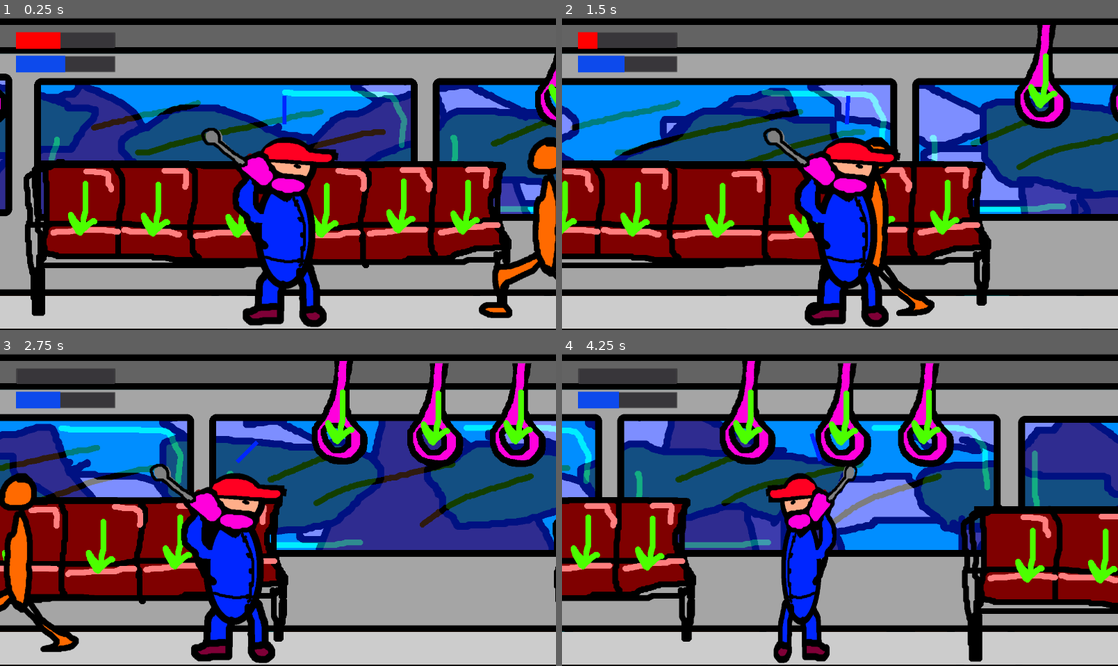
Above: before the commit, frames 1-4 (two rows, left to right).
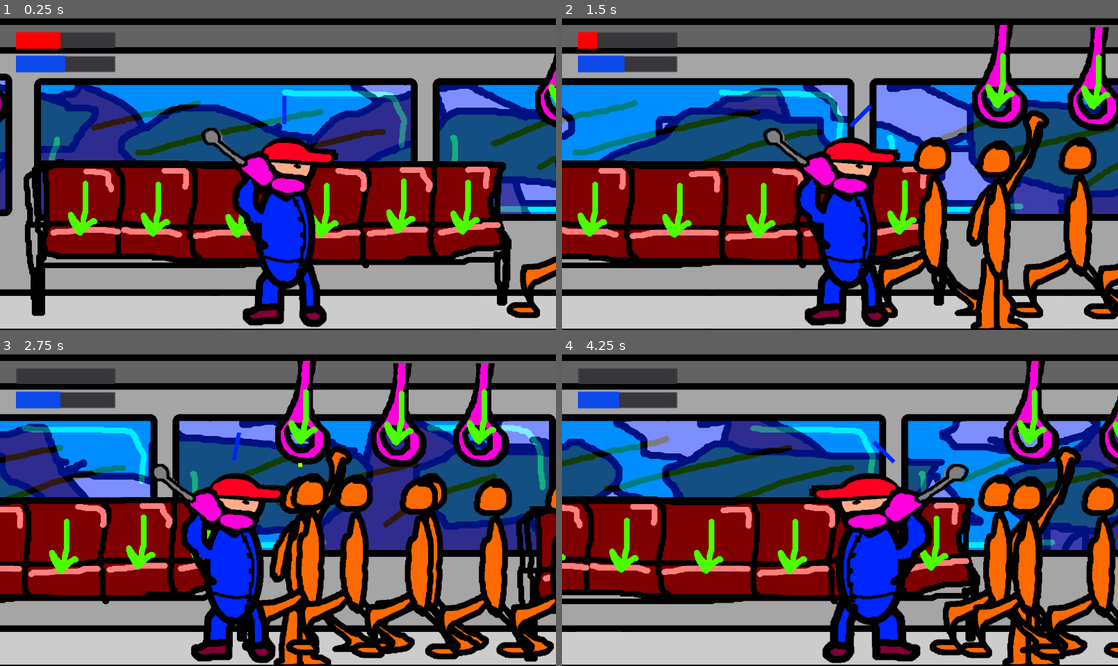
Above: after the commit, the same moments.

Repository: GoblinsGaming/lostrelicgame
Game: Godot game, scene res://Main.tscn
Same seed, same stepped clock (60 frames per second), same inputs: the game is played once before the commit and once after it.
Inputs:
- Up to frame 1 (0.25 s): no input
- Up to frame 2 (1.5 s): hold D (right) 0.53-1.28 s; tap Keypad 0 (drift_camera) at 0.6, 1.35 s; hold - (train_down) from 1.28 s (still down)
- Up to frame 3 (2.75 s): release - (train_down) at 2.03 s; hold D (right) from 2.03 s (still down); tap Keypad 0 (drift_camera) at 2.1 s
- Up to frame 4 (4.25 s): release D (right) at 2.78 s; hold = (train_up) 2.78-3.53 s; tap Keypad 0 (drift_camera) at 2.85, 3.6 s; hold A (left) from 3.53 s (still down)

The runs differ from the first frame. In frame 1, 2.8% of the frame differs, in the area x 86-100%, y 38-97%; in frame 2, 33%; in frame 3, 42%; in frame 4, 58%, in the area x 0-100%, y 2-100%.

Commit message:
Player bumps passengers.

Diff:
--- a/Main.tscn
+++ b/Main.tscn
@@ -313,6 +313,27 @@
 [node name="Passenger" parent="GameController/PassengerController/Passengers" instance=ExtResource( 22 )]
 position = Vector2( 2437, 499 )
 
+[node name="Passenger2" parent="GameController/PassengerController/Passengers" instance=ExtResource( 22 )]
+position = Vector2( 2619, 502 )
+
+[node name="Passenger3" parent="GameController/PassengerController/Passengers" instance=ExtResource( 22 )]
+position = Vector2( 2794, 499 )
+
+[node name="Passenger4" parent="GameController/PassengerController/Passengers" instance=ExtResource( 22 )]
+position = Vector2( 2976, 502 )
+
+[node name="Passenger5" parent="GameController/PassengerController/Passengers" instance=ExtResource( 22 )]
+position = Vector2( 3136, 509 )
+
+[node name="Passenger6" parent="GameController/PassengerController/Passengers" instance=ExtResource( 22 )]
+position = Vector2( 3318, 512 )
+
+[node name="Passenger7" parent="GameController/PassengerController/Passengers" instance=ExtResource( 22 )]
+position = Vector2( 3493, 509 )
+
+[node name="Passenger8" parent="GameController/PassengerController/Passengers" instance=ExtResource( 22 )]
+position = Vector2( 3675, 512 )
+
 [node name="PlayerController" type="Node2D" parent="GameController"]
 script = ExtResource( 7 )
 
--- a/NPC.gd
+++ b/NPC.gd
@@ -1,5 +1,6 @@
 extends Node2D
 
+export var TARGET_VELOCITY = -20
 var velocity = 0
 const FRICTION = 200
 const INVINCIBILITY_TIME = 1
@@ -13,14 +14,14 @@
 
 func _process(delta):
 	position.x += velocity * delta
-	if velocity > 0:
+	if velocity > TARGET_VELOCITY:
 		velocity -= FRICTION * delta
-		if velocity < 0:
-			velocity = 0
+#		if velocity < 0:
+#			velocity = 0
 	else:
 		velocity += FRICTION * delta
-		if velocity > 0:
-			velocity = 0
+#		if velocity > 0:
+#			velocity = 0
 	invincibility_timer -= delta
 	if invincibility_timer > 0:
 		$Sprite2.visible = true
--- a/Passenger.gd
+++ b/Passenger.gd
@@ -14,7 +14,8 @@
 	TRIP
 }
 
-export var passenger_speed = 300
+const WALK_SPEED = 200
+export var target_velocity = WALK_SPEED
 export var seating_half_width = 20
 
 var rng = RandomNumberGenerator.new()
@@ -50,10 +51,10 @@
 	if passenger_state == PassengerState.WALK:
 		$AnimatedSprite.play("walk")
 		if position.x < target_x - seating_half_width:
-			position.x += passenger_speed * delta
+			target_velocity = WALK_SPEED
 			$AnimatedSprite.flip_h = false
 		elif position.x > target_x + seating_half_width:
-			position.x -= passenger_speed * delta
+			target_velocity = -WALK_SPEED
 			$AnimatedSprite.flip_h = true
 		else:
 			if target.target_type == PassengerTarget.TargetType.SEAT:
@@ -79,18 +80,20 @@
 		else:
 			time_since_last_state_change += delta
 
+	velocity_calculations(delta)
+
 func velocity_calculations(delta):
 	if passenger_state != PassengerState.WALK:
 		return
-	position.x += velocity * delta
-	if velocity > 0:
+
+	if velocity > target_velocity:
 		velocity -= FRICTION * delta
-		if velocity < 0:
-			velocity = 0
+#		if velocity < target_velocity:
+#			velocity = target_velocity
 	else:
 		velocity += FRICTION * delta
-		if velocity > 0:
-			velocity = 0
+#		if velocity > target_velocity:
+#			velocity = target_velocity
 	invincibility_timer -= delta
 	if invincibility_timer > 0:
 		$Sprite2.visible = true
@@ -98,9 +101,9 @@
 	else:
 		$Sprite2.visible = false
 		is_invincible = false
-	if position.x < 0 or position.x > 1350:
+	if position.x < 0 or position.x > 5000:
 		velocity = -velocity
-
+	position.x += velocity * delta
 
 func reset_wait():
 	time_til_next_state_change = rng.randf_range(min_time_for_state_change, max_time_for_state_change)
@@ -112,7 +115,7 @@
 	if passenger_state != PassengerState.WALK:
 		return
 
-	velocity += player_velocity * 20
+	velocity += player_velocity * 100
 	invincibility_timer = INVINCIBILITY_TIME
 
 func _on_Area2D_area_entered(enemy_area):
--- a/Passenger.tscn
+++ b/Passenger.tscn
@@ -31,14 +31,14 @@
 "name": "walk",
 "speed": 5.0
 }, {
+"frames": [ ExtResource( 7 ) ],
+"loop": true,
+"name": "shove",
+"speed": 5.0
+}, {
 "frames": [ ExtResource( 4 ) ],
 "loop": true,
 "name": "sit",
-"speed": 5.0
-}, {
-"frames": [ ExtResource( 7 ) ],
-"loop": true,
-"name": "shove",
 "speed": 5.0
 } ]
 
--- a/PassengerController.gd
+++ b/PassengerController.gd
@@ -11,9 +11,9 @@
 
 func _ready():
 	# TODO UNCOMMENT!
-#	for seat in $Seating.get_children ():
-#		unassigned_targets.append(seat)
-#
+	for seat in $Seating.get_children ():
+		unassigned_targets.append(seat)
+
 	for handhold in $Handholds.get_children ():
 		unassigned_targets.append(handhold)
 
@@ -61,10 +61,6 @@
 				closest_dist = dist_to_close
 				target_index = new_target_index
 
-	# TODO THIS IS TEMP
-	target_index = 0
-	# DEBUG
-
 	var target = unassigned_targets[target_index]
 	unassigned_targets.remove(target_index)
 	passenger.walk_to_target(target)
--- a/PlayerController.gd
+++ b/PlayerController.gd
@@ -32,7 +32,7 @@
 
 func _process(delta):
 	calculate_player_input_forces(delta)
-	if position.x < 0 or position.x > 1350:
+	if $Player.position.x < 200 or $Player.position.x > 5000:
 		player_force = -player_force
 	calculate_friction()
 	player_velocity = player_net_force * (delta / PLAYER_WEIGHT)
--- a/TestBump.tscn
+++ b/TestBump.tscn
@@ -35,18 +35,21 @@
 
 [node name="NPC2" parent="." instance=ExtResource( 2 )]
 position = Vector2( 171.161, 381.26 )
+TARGET_VELOCITY = 20
 
 [node name="NPC3" parent="." instance=ExtResource( 2 )]
 position = Vector2( 92.5793, 383.78 )
 
 [node name="NPC4" parent="." instance=ExtResource( 2 )]
 position = Vector2( 238.73, 357.321 )
+TARGET_VELOCITY = 20
 
 [node name="NPC5" parent="." instance=ExtResource( 2 )]
 position = Vector2( 323.145, 369.921 )
 
 [node name="NPC6" parent="." instance=ExtResource( 2 )]
 position = Vector2( 1158.47, 390.079 )
+TARGET_VELOCITY = 20
 
 [node name="NPC7" parent="." instance=ExtResource( 2 )]
 position = Vector2( 852.312, 377.48 )
